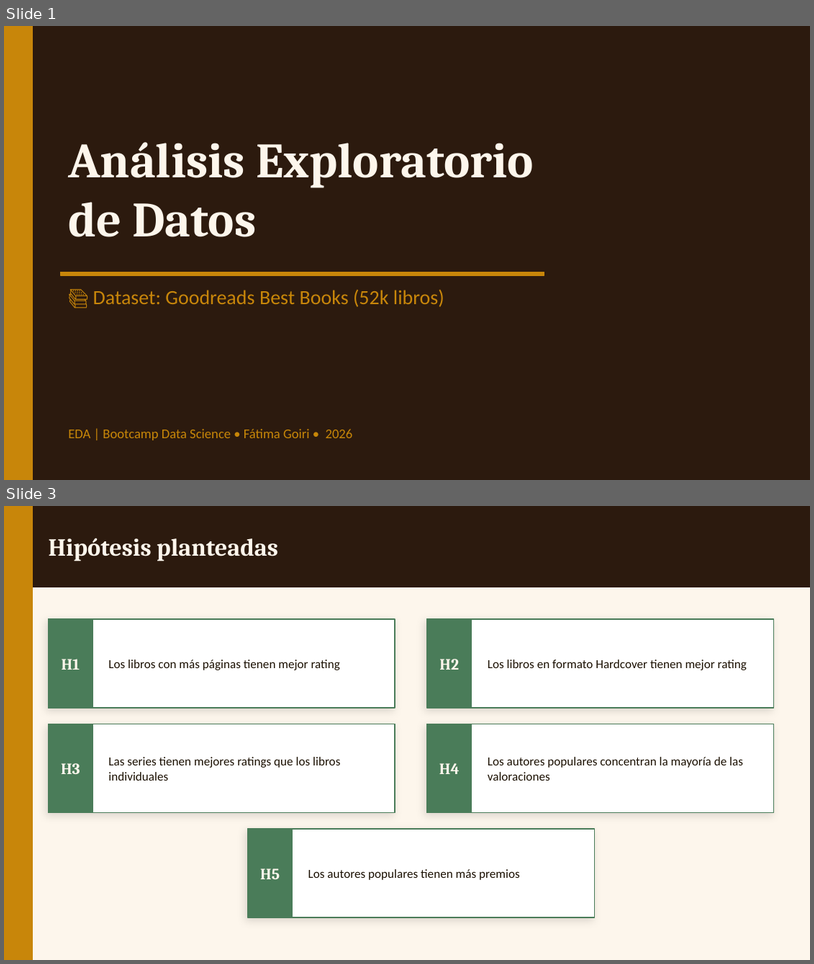
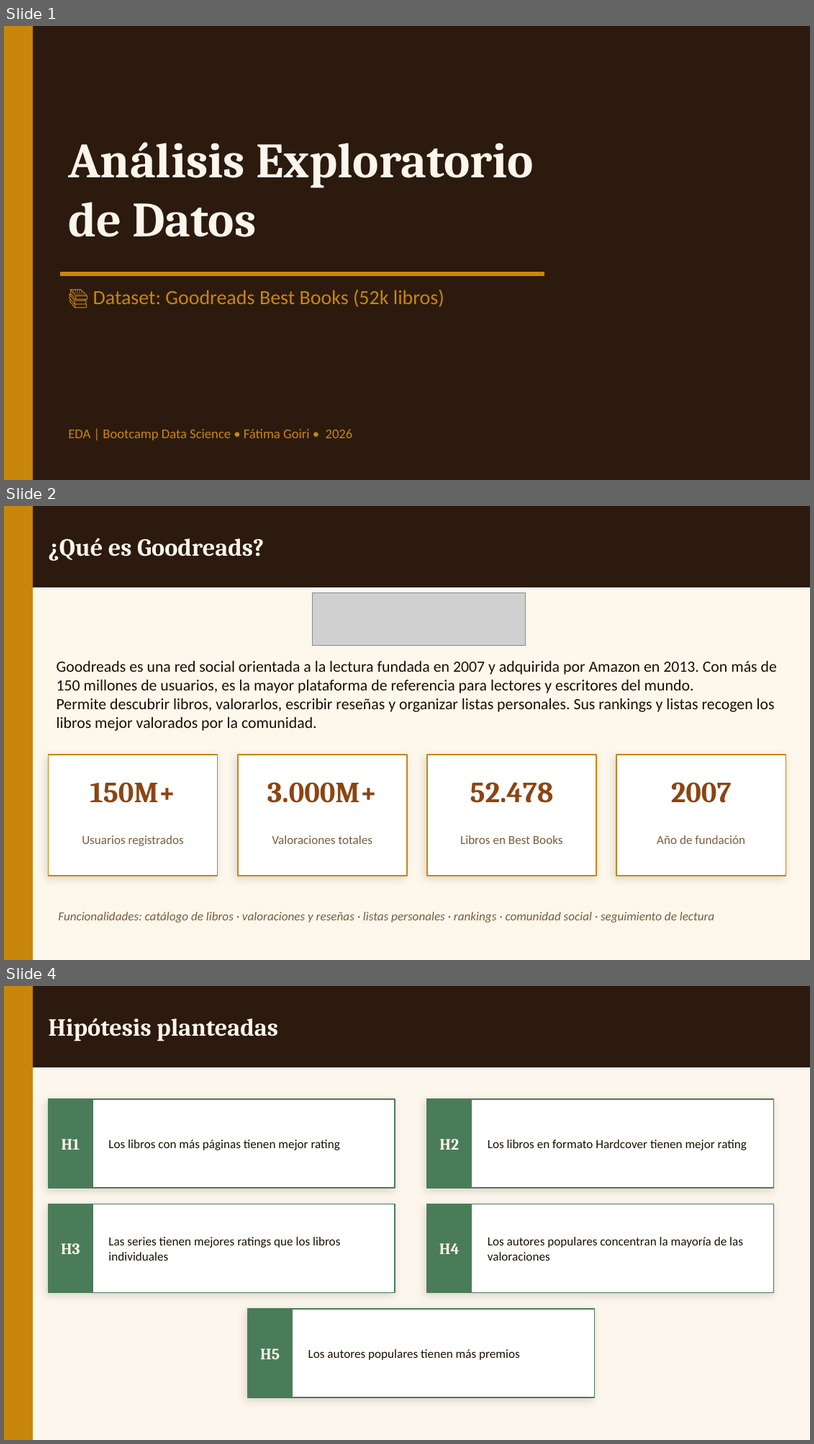
Before and after one commit to fgoiri/EDA-GoodReads-Books, a slide deck: Presentacion/EDA_Goodreads.pptx. Shown one above the other, each under a label of ours: slides 1 and 3 before the commit, slides 1, 2 and 4 after it; the slides between them are not shown. The pictures are 814x964 and 814x1444 pixels, drawn with LibreOffice and Linux fonts; fonts in the diff are those of the drawing; grey boxes stand for pictures. Boxes give left, top, right and bottom in pixels: in the first picture for what was removed or moved away, otherwise in the second. Text is boxed around its words. In the diff, an @@ line names an element or a change of style, - is before the commit and + after.

```diff
--- a/Presentacion/EDA_Goodreads.pptx
+++ b/Presentacion/EDA_Goodreads.pptx
@@ slide 2 added at (4,506,810,960), background #FDF7EC @@
@@ rectangle added at (4,506,810,587), fill #2C1A0E, outline #2C1A0E 1 pt @@
@@ rectangle added at (4,506,32,959), fill #C8860A, outline #C8860A 1 pt @@
@@ text added at (49,538,264,561), 22 pt, text #FDF6EC, bold @@
+¿Qué es Goodreads?
@@ picture added at (313,592,526,646) @@
@@ text added at (57,661,777,731), 14 pt, text #1A0F00 @@
+Goodreads es una red social orientada a la lectura fundada en 2007 y adquirida por Amazon en 2013. Con más de 150 millones de usuarios, es la mayor plataforma de referencia para lectores y escritores del mundo.
+Permite descubrir libros, valorarlos, escribir reseñas y organizar listas personales. Sus rankings y listas recogen los libros mejor valorados por la comunidad.
@@ rectangle added at (49,754,218,875), fill #FFFFFF, outline #C8860A 1 pt @@
@@ rectangle added at (238,754,407,875), fill #FFFFFF, outline #C8860A 1 pt @@
@@ rectangle added at (427,754,597,875), fill #FFFFFF, outline #C8860A 1 pt @@
@@ rectangle added at (617,754,786,875), fill #FFFFFF, outline #C8860A 1 pt @@
@@ text added at (90,782,175,803), 26 pt, text #8B4513, bold @@
+150M+
@@ text added at (268,782,378,803), 26 pt, text #8B4513, bold @@
+3.000M+
@@ text added at (471,782,554,803), 26 pt, text #8B4513, bold @@
+52.478
@@ text added at (671,782,732,803), 26 pt, text #8B4513, bold @@
+2007
@@ text added at (82,835,184,846), 11 pt, text #7A5C3A @@
+Usuarios registrados
@@ text added at (272,835,373,844), 11 pt, text #7A5C3A @@
+Valoraciones totales
@@ text added at (460,835,563,844), 11 pt, text #7A5C3A @@
+Libros en Best Books
@@ text added at (657,835,746,844), 11 pt, text #7A5C3A @@
+Año de fundación
@@ text added at (58,911,715,922), 11 pt, text #7A5C3A, italic @@
+Funcionalidades: catálogo de libros · valoraciones y reseñas · listas personales · rankings · comunidad social · seguimiento de lectura
@@ what was slide 3 is now slide 4 @@
```
Also in this commit, not shown: 1 slide changed, 1 other slide added, 1 slide removed, 1 other file.
